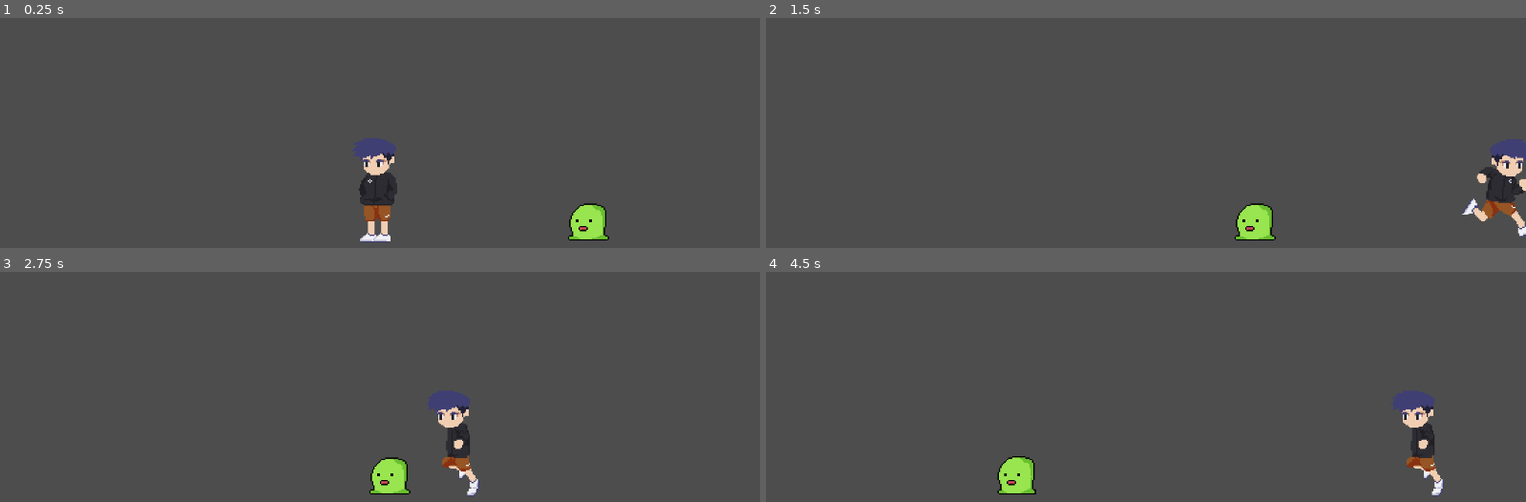
Above: before the commit, frames 1-4 (two rows, left to right).
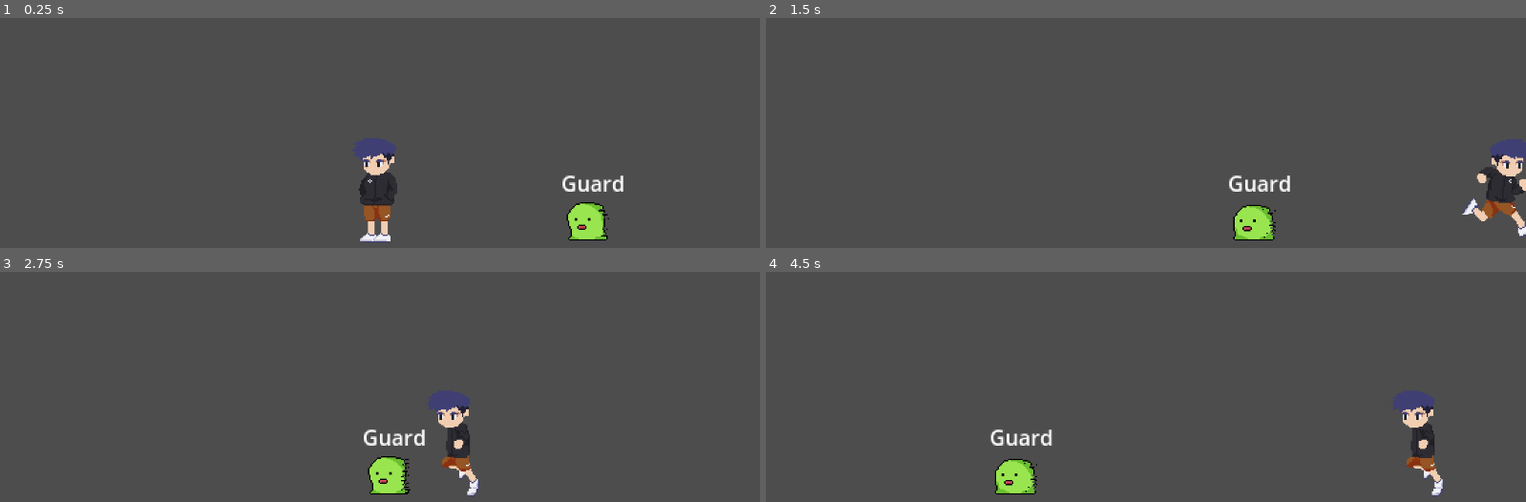
Above: after the commit, the same moments.

Repository: garlandkhuu/2d-platformer
Game: Godot game, scene res://scenes/game.tscn
Same seed, same stepped clock (60 frames per second), same inputs: the game is played once before the commit and once after it.
Inputs:
- Up to frame 1 (0.25 s): no input
- Up to frame 2 (1.5 s): tap Enter (ui_accept) at 0.5, 0.77 s; hold Right (ui_right) from 0.53 s (still down)
- Up to frame 3 (2.75 s): tap Enter (ui_accept) at 1.52 s; release Right (ui_right) at 2.03 s; hold Left (ui_left) from 2.03 s (still down)
- Up to frame 4 (4.5 s): release Left (ui_left) at 2.78 s; hold Right (ui_right) 2.78-4.28 s; tap Enter (ui_accept) at 3.02, 3.77 s; hold Left (ui_left) from 4.28 s (still down)

The runs differ from the first frame. In frame 1, 0.5% of the frame differs, in the area x 73-83%, y 68-97%; in frame 2, 0.6%; in frame 3, 0.6%; in frame 4, 0.6%, in the area x 29-38%, y 68-97%.

Commit message:
WIP Enemy Scenes created
Enemy animation and scenes created:
- guard (default)
- attack
slime is on guard until the collision is true with player in which his movement speed goes up, then that attack last for 400 time units until reverting to guard state where he can not go into attack state for another 60 time units.

TO ADD:
- cool down state
- animation changes
- tree stuff

Diff:
--- a/project.godot
+++ b/project.godot
@@ -12,7 +12,7 @@
 
 config/name="2d-platformer"
 run/main_scene="res://scenes/game.tscn"
-config/features=PackedStringArray("4.2", "Mobile")
+config/features=PackedStringArray("4.4", "Mobile")
 config/icon="res://icon.svg"
 
 [rendering]
--- a/scenes/temp_enemy.tscn
+++ b/scenes/temp_enemy.tscn
@@ -1,7 +1,11 @@
-[gd_scene load_steps=24 format=3 uid="uid://c0nqcohrfym18"]
-
-[ext_resource type="Script" uid="uid://c03apfo332h0h" path="res://scripts/temp_enemy.gd" id="1_2wt5d"]
+[gd_scene load_steps=40 format=3 uid="uid://c0nqcohrfym18"]
+
+[ext_resource type="Script" uid="uid://c03apfo332h0h" path="res://scripts/temp_enemy/temp_enemy.gd" id="1_2wt5d"]
 [ext_resource type="Texture2D" uid="uid://dtm8onbhvejfl" path="res://assets/temp_enemy_sheet.png" id="2_2wt5d"]
+[ext_resource type="Script" uid="uid://j3ujpimxujre" path="res://scripts/temp_enemy/temp_enemy_state_machine.gd" id="3_5eeuo"]
+[ext_resource type="Script" uid="uid://bcjtpivnqmjor" path="res://scripts/temp_enemy/guard.gd" id="4_tj3bc"]
+[ext_resource type="Script" uid="uid://bc086yxia2a3f" path="res://scripts/temp_enemy/attack.gd" id="5_ljsbn"]
+[ext_resource type="Script" uid="uid://d0dp84kol32jr" path="res://scripts/temp_enemy/state_debug_label.gd" id="6_ljsbn"]
 
 [sub_resource type="AtlasTexture" id="AtlasTexture_5eeuo"]
 atlas = ExtResource("2_2wt5d")
@@ -156,15 +160,211 @@
 "speed": 24.0
 }]
 
+[sub_resource type="Animation" id="Animation_5eeuo"]
+length = 0.001
+tracks/0/type = "value"
+tracks/0/imported = false
+tracks/0/enabled = true
+tracks/0/path = NodePath("../Sprite2D:texture")
+tracks/0/interp = 1
+tracks/0/loop_wrap = true
+tracks/0/keys = {
+"times": PackedFloat32Array(0),
+"transitions": PackedFloat32Array(1),
+"update": 1,
+"values": [null]
+}
+tracks/1/type = "value"
+tracks/1/imported = false
+tracks/1/enabled = true
+tracks/1/path = NodePath("../Sprite2D:hframes")
+tracks/1/interp = 1
+tracks/1/loop_wrap = true
+tracks/1/keys = {
+"times": PackedFloat32Array(0),
+"transitions": PackedFloat32Array(1),
+"update": 1,
+"values": [1]
+}
+tracks/2/type = "value"
+tracks/2/imported = false
+tracks/2/enabled = true
+tracks/2/path = NodePath("../Sprite2D:vframes")
+tracks/2/interp = 1
+tracks/2/loop_wrap = true
+tracks/2/keys = {
+"times": PackedFloat32Array(0),
+"transitions": PackedFloat32Array(1),
+"update": 1,
+"values": [2]
+}
+tracks/3/type = "value"
+tracks/3/imported = false
+tracks/3/enabled = true
+tracks/3/path = NodePath("../Sprite2D:frame")
+tracks/3/interp = 1
+tracks/3/loop_wrap = true
+tracks/3/keys = {
+"times": PackedFloat32Array(0),
+"transitions": PackedFloat32Array(1),
+"update": 1,
+"values": [0]
+}
+
+[sub_resource type="Animation" id="Animation_k2yj4"]
+resource_name = "attack"
+length = 0.333
+loop_mode = 1
+tracks/0/type = "value"
+tracks/0/imported = false
+tracks/0/enabled = true
+tracks/0/path = NodePath("../Sprite2D:texture")
+tracks/0/interp = 1
+tracks/0/loop_wrap = true
+tracks/0/keys = {
+"times": PackedFloat32Array(0),
+"transitions": PackedFloat32Array(1),
+"update": 1,
+"values": [ExtResource("2_2wt5d")]
+}
+tracks/1/type = "value"
+tracks/1/imported = false
+tracks/1/enabled = true
+tracks/1/path = NodePath("../Sprite2D:hframes")
+tracks/1/interp = 1
+tracks/1/loop_wrap = true
+tracks/1/keys = {
+"times": PackedFloat32Array(0),
+"transitions": PackedFloat32Array(1),
+"update": 1,
+"values": [10]
+}
+tracks/2/type = "value"
+tracks/2/imported = false
+tracks/2/enabled = true
+tracks/2/path = NodePath("../Sprite2D:vframes")
+tracks/2/interp = 1
+tracks/2/loop_wrap = true
+tracks/2/keys = {
+"times": PackedFloat32Array(0),
+"transitions": PackedFloat32Array(1),
+"update": 1,
+"values": [2]
+}
+tracks/3/type = "value"
+tracks/3/imported = false
+tracks/3/enabled = true
+tracks/3/path = NodePath("../Sprite2D:frame")
+tracks/3/interp = 1
+tracks/3/loop_wrap = true
+tracks/3/keys = {
+"times": PackedFloat32Array(0, 0.0333333, 0.0666667, 0.1, 0.133333, 0.166667, 0.2, 0.233333, 0.266667, 0.3),
+"transitions": PackedFloat32Array(1, 1, 1, 1, 1, 1, 1, 1, 1, 1),
+"update": 1,
+"values": [10, 11, 12, 13, 14, 15, 16, 17, 18, 19]
+}
+
+[sub_resource type="Animation" id="Animation_2wt5d"]
+resource_name = "default"
+length = 0.333
+loop_mode = 1
+tracks/0/type = "value"
+tracks/0/imported = false
+tracks/0/enabled = true
+tracks/0/path = NodePath("../Sprite2D:texture")
+tracks/0/interp = 1
+tracks/0/loop_wrap = true
+tracks/0/keys = {
+"times": PackedFloat32Array(0),
+"transitions": PackedFloat32Array(1),
+"update": 1,
+"values": [ExtResource("2_2wt5d")]
+}
+tracks/1/type = "value"
+tracks/1/imported = false
+tracks/1/enabled = true
+tracks/1/path = NodePath("../Sprite2D:hframes")
+tracks/1/interp = 1
+tracks/1/loop_wrap = true
+tracks/1/keys = {
+"times": PackedFloat32Array(0),
+"transitions": PackedFloat32Array(1),
+"update": 1,
+"values": [10]
+}
+tracks/2/type = "value"
+tracks/2/imported = false
+tracks/2/enabled = true
+tracks/2/path = NodePath("../Sprite2D:frame")
+tracks/2/interp = 1
+tracks/2/loop_wrap = true
+tracks/2/keys = {
+"times": PackedFloat32Array(0, 0.0333333, 0.0666667, 0.1, 0.133333, 0.166667, 0.2, 0.233333, 0.266667, 0.3),
+"transitions": PackedFloat32Array(1, 1, 1, 1, 1, 1, 1, 1, 1, 1),
+"update": 1,
+"values": [0, 1, 2, 3, 4, 5, 6, 7, 8, 9]
+}
+tracks/3/type = "value"
+tracks/3/imported = false
+tracks/3/enabled = true
+tracks/3/path = NodePath("../Sprite2D:vframes")
+tracks/3/interp = 1
+tracks/3/loop_wrap = true
+tracks/3/keys = {
+"times": PackedFloat32Array(0),
+"transitions": PackedFloat32Array(1),
+"update": 1,
+"values": [2]
+}
+
+[sub_resource type="AnimationLibrary" id="AnimationLibrary_tj3bc"]
+_data = {
+&"RESET": SubResource("Animation_5eeuo"),
+&"attack": SubResource("Animation_k2yj4"),
+&"default": SubResource("Animation_2wt5d")
+}
+
+[sub_resource type="AnimationNodeAnimation" id="AnimationNodeAnimation_ljsbn"]
+animation = &"default"
+
+[sub_resource type="AnimationNodeAnimation" id="AnimationNodeAnimation_tlgwr"]
+animation = &"attack"
+
+[sub_resource type="AnimationNodeAnimation" id="AnimationNodeAnimation_0c68b"]
+animation = &"attack"
+
+[sub_resource type="AnimationNodeBlendSpace1D" id="AnimationNodeBlendSpace1D_k60ea"]
+blend_point_0/node = SubResource("AnimationNodeAnimation_ljsbn")
+blend_point_0/pos = 0.0
+blend_point_1/node = SubResource("AnimationNodeAnimation_tlgwr")
+blend_point_1/pos = 1.0
+blend_point_2/node = SubResource("AnimationNodeAnimation_0c68b")
+blend_point_2/pos = -1.0
+blend_mode = 1
+
+[sub_resource type="AnimationNodeAnimation" id="AnimationNodeAnimation_k60ea"]
+animation = &"attack"
+
+[sub_resource type="AnimationNodeStateMachineTransition" id="AnimationNodeStateMachineTransition_671ku"]
+advance_mode = 2
+
+[sub_resource type="AnimationNodeStateMachineTransition" id="AnimationNodeStateMachineTransition_ndw5g"]
+
+[sub_resource type="AnimationNodeStateMachine" id="AnimationNodeStateMachine_ndw5g"]
+states/Walk/node = SubResource("AnimationNodeBlendSpace1D_k60ea")
+states/Walk/position = Vector2(401.783, 99.875)
+states/attack/node = SubResource("AnimationNodeAnimation_k60ea")
+states/attack/position = Vector2(401.565, -7.3875)
+transitions = ["Start", "Walk", SubResource("AnimationNodeStateMachineTransition_671ku"), "Walk", "attack", SubResource("AnimationNodeStateMachineTransition_ndw5g")]
+graph_offset = Vector2(63.63, -73.3875)
+
 [node name="temp_enemy" type="Node2D"]
 script = ExtResource("1_2wt5d")
 
 [node name="AnimatedSprite2D" type="AnimatedSprite2D" parent="."]
+visible = false
 sprite_frames = SubResource("SpriteFrames_knlt3")
-animation = &"attack"
 autoplay = "default"
-frame = 6
-frame_progress = 0.530022
 
 [node name="RayCastAttack" type="RayCast2D" parent="."]
 visible = false
@@ -182,4 +382,41 @@
 [node name="RayCastCol" type="RayCast2D" parent="."]
 target_position = Vector2(-16, 0)
 
+[node name="AnimationPlayer" type="AnimationPlayer" parent="."]
+root_node = NodePath("../AnimatedSprite2D")
+libraries = {
+&"": SubResource("AnimationLibrary_tj3bc")
+}
+
+[node name="AnimationTree" type="AnimationTree" parent="."]
+root_node = NodePath("../AnimatedSprite2D")
+tree_root = SubResource("AnimationNodeStateMachine_ndw5g")
+anim_player = NodePath("../AnimationPlayer")
+parameters/Walk/blend_position = 0
+
+[node name="Sprite2D" type="Sprite2D" parent="."]
+vframes = 2
+
+[node name="TempEnemyStateMachine" type="Node" parent="." node_paths=PackedStringArray("animation_tree", "current_state", "character")]
+script = ExtResource("3_5eeuo")
+animation_tree = NodePath("../AnimationTree")
+current_state = NodePath("Guard")
+character = NodePath("..")
+
+[node name="Guard" type="Node" parent="TempEnemyStateMachine" node_paths=PackedStringArray("attack_state")]
+script = ExtResource("4_tj3bc")
+attack_state = NodePath("../Attack")
+
+[node name="Attack" type="Node" parent="TempEnemyStateMachine" node_paths=PackedStringArray("guard_state")]
+script = ExtResource("5_ljsbn")
+guard_state = NodePath("../Guard")
+
+[node name="StateDebugLabel" type="Label" parent="." node_paths=PackedStringArray("state_machine")]
+offset_left = -20.0
+offset_top = -39.0
+offset_right = 20.0
+offset_bottom = -16.0
+script = ExtResource("6_ljsbn")
+state_machine = NodePath("../TempEnemyStateMachine")
+
 [connection signal="timeout" from="AttackTimer" to="." method="_on_attack_timer_timeout"]
--- /dev/null
+++ b/scripts/temp_enemy/attack.gd
@@ -0,0 +1,19 @@
+extends State
+
+class_name AttackState
+
+var movespeed = 150.0
+var timer = 0
+
+@export var attackLen = 100
+@export var guard_state : State
+
+func state_process(delta):
+	if (timer > attackLen):
+		timer = 0
+		next_state = guard_state
+		pass
+	timer += 1
+
+func on_enter():
+	character.movespeed = 150
--- /dev/null
+++ b/scripts/temp_enemy/guard.gd
@@ -0,0 +1,23 @@
+extends State
+
+class_name GuardState
+
+var timer = 0
+var cooldown = 0
+
+@export var attack_state : State
+
+func on_enter():
+	character.movespeed = 60
+	cooldown = 60
+
+func state_process(delta):
+	if found():
+		next_state = attack_state
+	cooldown -= 1
+
+func found() -> bool:
+		if (character.ray_cast_attack.is_colliding() && (cooldown <= 0) && character.ray_cast_attack.get_collider() == character.player):
+			return true
+		else:
+			return false
--- /dev/null
+++ b/scripts/temp_enemy/state.gd
@@ -0,0 +1,16 @@
+extends Node
+
+class_name State
+
+@export var can_move: bool = true
+var next_state : State
+var character: Node2D
+
+func state_process(delta):
+	pass
+
+func on_enter():
+	pass
+
+func on_exit():
+	pass
--- /dev/null
+++ b/scripts/temp_enemy/state_debug_label.gd
@@ -0,0 +1,12 @@
+extends Label
+
+@export var state_machine: TempEnemyStateMachine
+# Called when the node enters the scene tree for the first time.
+func _ready() -> void:
+	pass # Replace with function body.
+
+
+# Called every frame. 'delta' is the elapsed time since the previous frame.
+func _process(delta: float) -> void:
+	text = state_machine.current_state.name
+	pass
--- a/scripts/temp_enemy.gd
+++ b/scripts/temp_enemy/temp_enemy.gd
@@ -1,40 +1,39 @@
 extends Node2D
 
-var movespeed = 60.0
+var movespeed = 60
 var direction = -1
 var timer_start = 0
 var rng = RandomNumberGenerator.new()
-var attack_state = true
 
-@onready var animated_sprite_2d: AnimatedSprite2D = $AnimatedSprite2D
+@onready var sprite_2d: Sprite2D = $Sprite2D
 @onready var ray_cast_attack: RayCast2D = $RayCastAttack
 @onready var player: CharacterBody2D = $"../Player"
 @onready var attack_timer: Timer = $AttackTimer
 @onready var ray_cast_col: RayCast2D = $RayCastCol
 @onready var enemy_bound_left: StaticBody2D = $"../EnemyBoundLeft"
 @onready var enemy_bound_right: StaticBody2D = $"../EnemyBoundRight"
+@onready var animation_tree: AnimationTree = $AnimationTree
+@onready var state_machine: TempEnemyStateMachine = $TempEnemyStateMachine
+
+func _ready():
+	animation_tree.active = true
 
 func _physics_process(delta):
 	position.x += movespeed * delta * direction
 
 	if (ray_cast_col.is_colliding() && (ray_cast_col.get_collider() == enemy_bound_left) || ray_cast_col.get_collider() == enemy_bound_right):
 		change_movement()
-	check_attack()
+	update_animation()
 
 func change_movement():
-	animated_sprite_2d.flip_h = !animated_sprite_2d.flip_h
+	sprite_2d.flip_h = !sprite_2d.flip_h
 	ray_cast_attack.target_position *= -1
 	ray_cast_col.target_position *= -1
 	direction *= -1
 
-func check_attack():
-	if (ray_cast_attack.is_colliding() && attack_state && ray_cast_attack.get_collider() == player):
-		attack_state = !attack_state
-		attack_timer.start()
-		animated_sprite_2d.play("attack")
-		movespeed = 150.0
+func update_animation():
+	animation_tree.set("parameters/Walk/blend_position", direction)
 
 func _on_attack_timer_timeout():
-	attack_state = !attack_state
-	animated_sprite_2d.play("default")
+	#animated_sprite_2d.play("default")
 	movespeed = 60.0
--- /dev/null
+++ b/scripts/temp_enemy/temp_enemy_state_machine.gd
@@ -0,0 +1,35 @@
+extends Node
+
+class_name TempEnemyStateMachine
+
+@export var animation_tree : AnimationTree
+@export var current_state : State
+@export var previous_state = null
+@export var character : Node2D
+var states: Array[State]
+
+func _ready():
+	for child in get_children():
+		if child is State:
+			states.append(child)
+
+			child.character = character
+			#child.playback = animation_tree["parameters/playback"]
+
+		else:
+			push_warning(child.name + " is not a state!")
+
+func _physics_process(delta: float):
+	if current_state.next_state != null:
+		switch_state(current_state.next_state)
+
+	current_state.state_process(delta)
+
+func switch_state(new_state: State):
+	if(current_state != null):
+		current_state.on_exit()
+		current_state.next_state = null
+
+	current_state = new_state
+
+	current_state.on_enter()
Not shown: 1 places in scenes/game.tscn that only renumber resources
Not shown, added: scripts/temp_enemy/attack.gd.uid
Not shown, added: scripts/temp_enemy/guard.gd.uid
Not shown, added: scripts/temp_enemy/state.gd.uid
Not shown, added: scripts/temp_enemy/state_debug_label.gd.uid
Renamed: scripts/temp_enemy.gd.uid -> scripts/temp_enemy/temp_enemy.gd.uid
Not shown, added: scripts/temp_enemy/temp_enemy_state_machine.gd.uid
